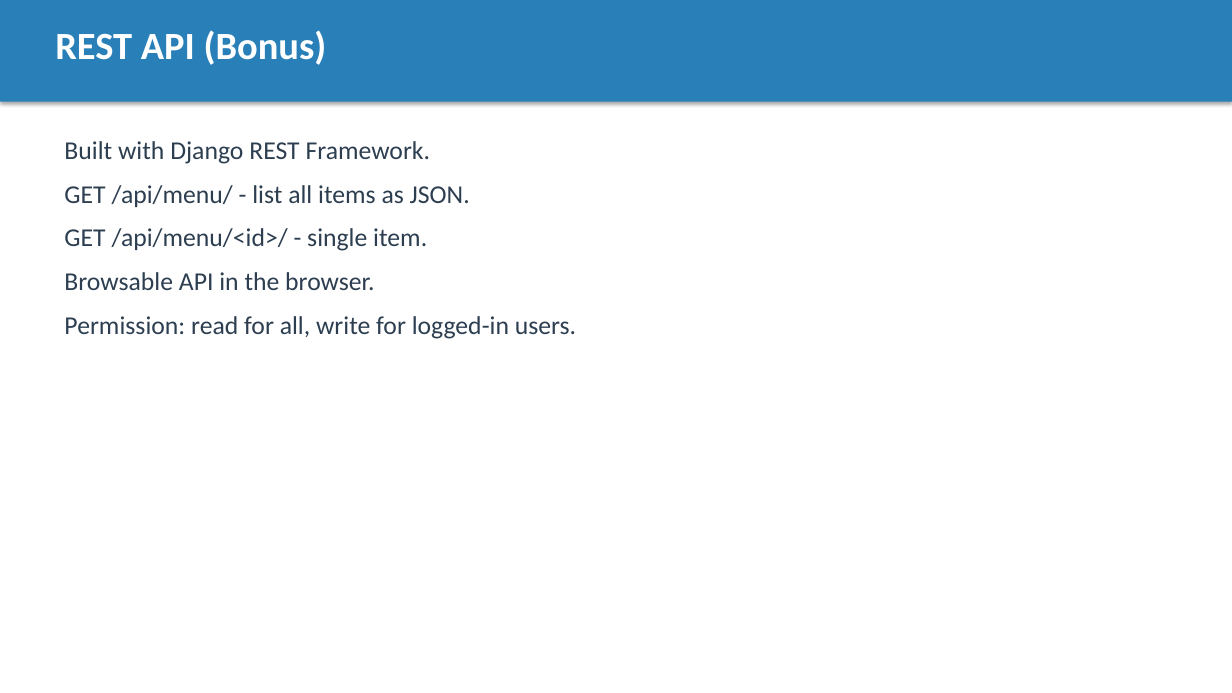
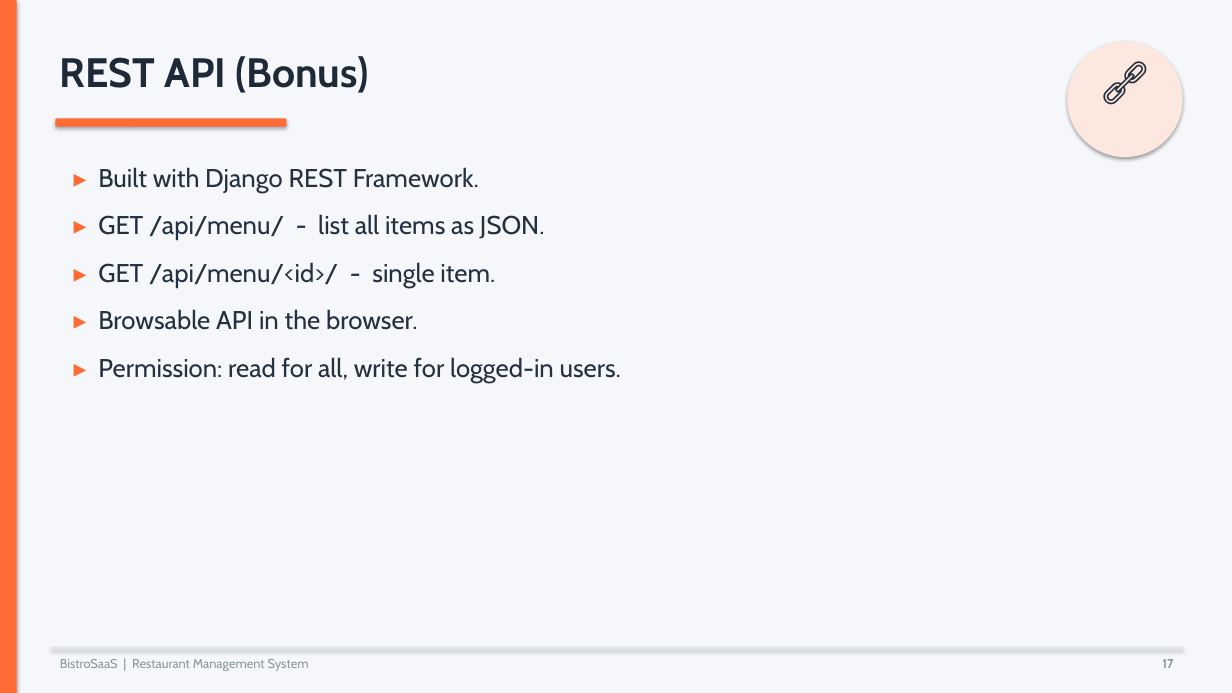
Before and after one commit to afridi-mussa/Resturant-Management-System, a slide deck: slide 17 of docs/Project_Presentation.pptx. Drawn at 1232x693 pixels with LibreOffice and Linux fonts; fonts in the diff are those of the drawing. Boxes give left, top, right and bottom in pixels: in the first picture for what was removed or moved away, otherwise in the second. Text is boxed around its words. In the diff, an @@ line names an element or a change of style, - is before the commit and + after.

```diff
--- a/docs/Project_Presentation.pptx
+++ b/docs/Project_Presentation.pptx
@@ background #FFFFFF to #F5F7FA @@
@@ rectangle removed at [0, 0, 1232, 102] @@
@@ rectangle added at [0, 0, 17, 693], fill #FF6B35 @@
@@ text "REST API (Bonus)": place and size @@
-text "REST API (Bonus)" at [55, 30, 327, 65]
+text "REST API (Bonus)" at [60, 56, 369, 93]
@@ text "REST API (Bonus)" at [60, 56, 369, 93]: size 30 to 32 pt, font Calibri to Cabin, text colour #FFFFFF to #1E2A38 @@
@@ ellipse added at [1067, 42, 1183, 157], fill #FDE8DF @@
@@ text added at [1067, 46, 1183, 152], 36 pt, text #243140 @@
+🔗
@@ rounded rectangle added at [55, 118, 287, 127], fill #FF6B35 @@
@@ text at [98, 167, 621, 383]: text changed; font Calibri to Cabin; text colour #2C3E50 to #243140 @@
-Built with Django REST Framework.
-GET /api/menu/ - list all items as JSON.
-GET /api/menu/<id>/ - single item.
-Browsable API in the browser.
-Permission: read for all, write for logged-in users.
+▸ Built with Django REST Framework.
+▸ GET /api/menu/ - list all items as JSON.
+▸ GET /api/menu/<id>/ - single item.
+▸ Browsable API in the browser.
+▸ Permission: read for all, write for logged-in users.
@@ rectangle added at [51, 647, 1183, 649], fill #DDE3E9 @@
@@ text added at [60, 659, 309, 671], 10 pt, text #8A97A5 @@
+BistroSaaS | Restaurant Management System
@@ text added at [1162, 659, 1173, 668], 10 pt, text #8A97A5, bold @@
+17
```
Also in this commit, not shown: 19 other slides changed, 2 other files.
